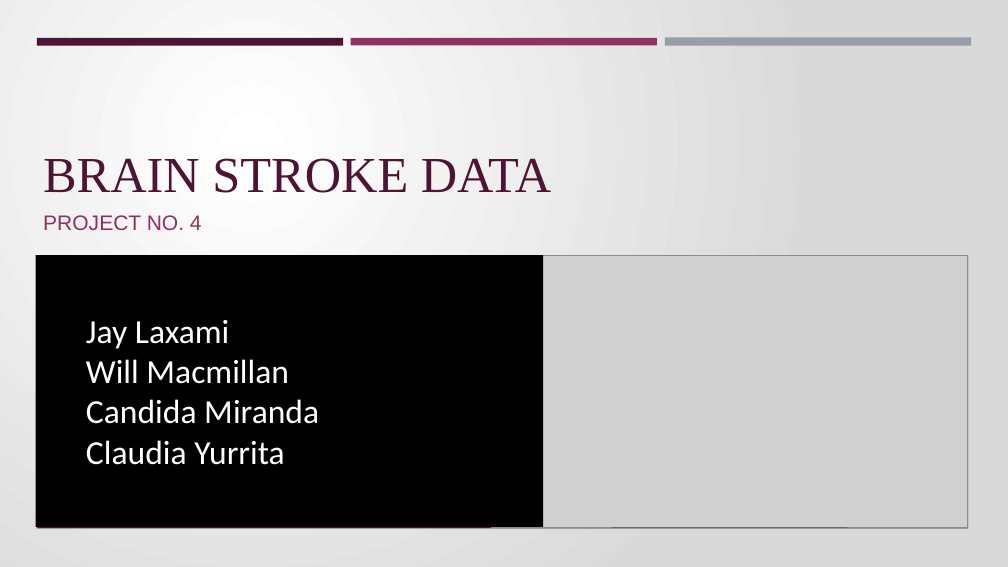
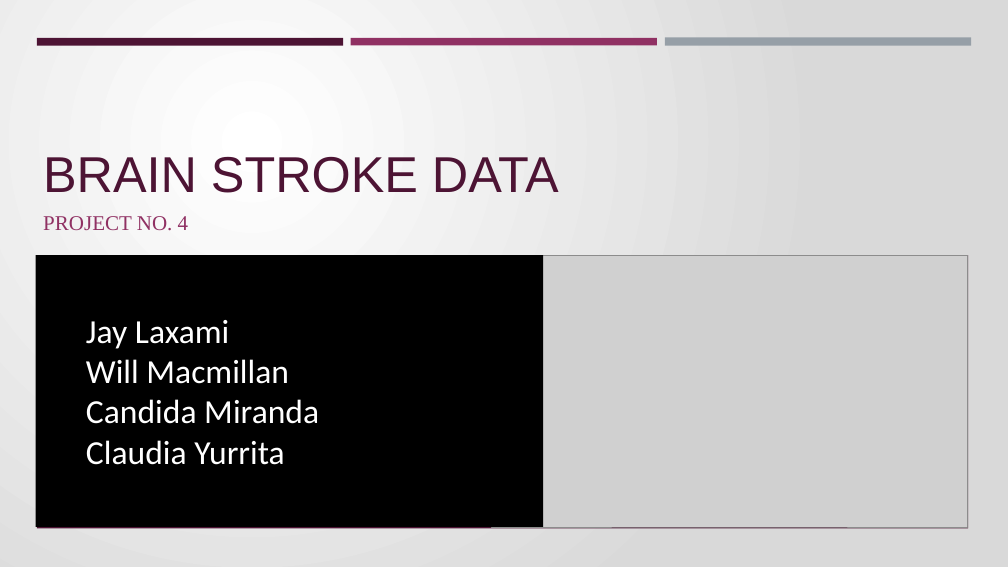
Before and after one commit to candidamg/Brain_Stroke_Prediction, a slide deck: slide 1 of Brain_Stroke_PP.pptx. Drawn at 1008x567 pixels with LibreOffice and Linux fonts; fonts in the diff are those of the drawing; grey boxes stand for pictures. Boxes give left, top, right and bottom in pixels: in the first picture for what was removed or moved away, otherwise in the second. Text is boxed around its words. In the diff, an @@ line names an element or a change of style, - is before the commit and + after.

```diff
--- a/Brain_Stroke_PP.pptx
+++ b/Brain_Stroke_PP.pptx
@@ title "BRAIN STROKE DATA" at [43, 157, 559, 193]: font Times New Roman to Arial @@
@@ subtitle "PROJECT NO. 4" at [43, 216, 189, 231]: font Arial to Times New Roman @@
```
Also in this commit, not shown: 6 other slides changed, 6 slides added, 2 slides removed.
